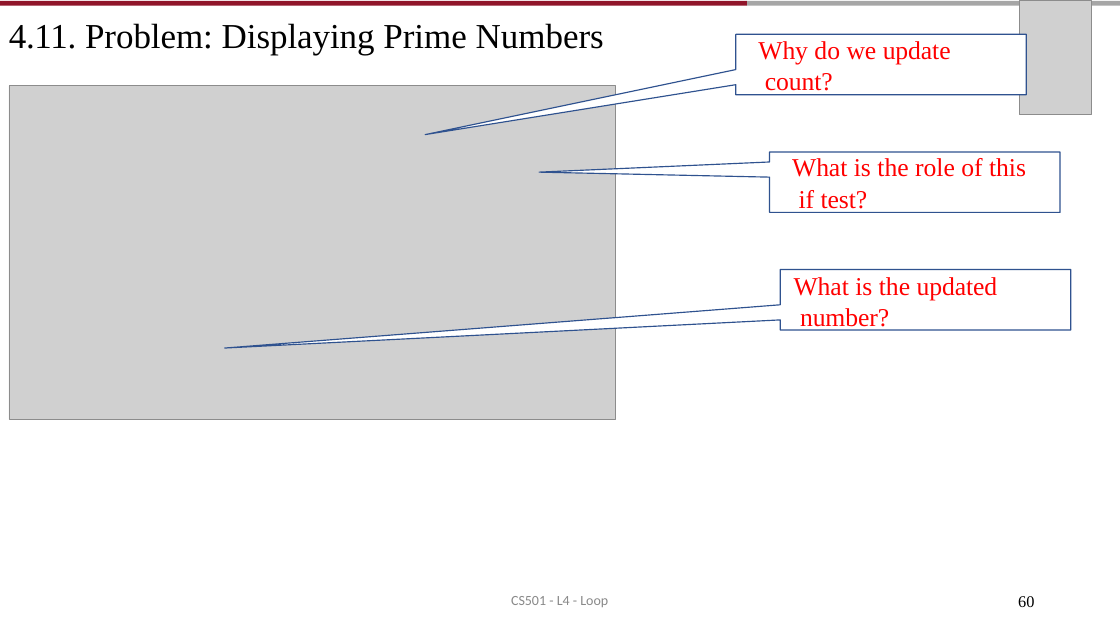
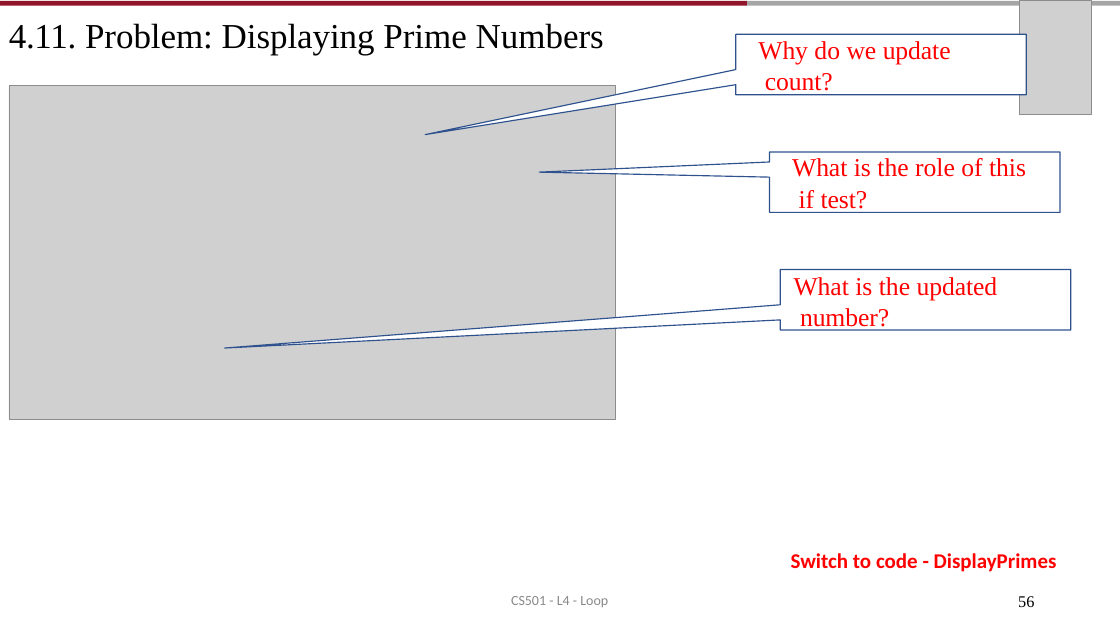
Before and after one commit to AughdonBreslin/CS501IntroToJava, a slide deck: slide 56 of Lectures/4_Loop_V1.pptx (slide 60 before the commit). Drawn at 1120x630 pixels with LibreOffice and Linux fonts; fonts in the diff are those of the drawing; grey boxes stand for pictures. Boxes give left, top, right and bottom in pixels: in the first picture for what was removed or moved away, otherwise in the second. Text is boxed around its words. In the diff, an @@ line names an element or a change of style, - is before the commit and + after.

```diff
--- a/Lectures/4_Loop_V1.pptx
+++ b/Lectures/4_Loop_V1.pptx
@@ text added at (791, 553, 1057, 572), 18 pt, text #FF0000, bold @@
+Switch to code - DisplayPrimes
@@ page number at (1018, 596, 1034, 607): text changed @@
-60
+56
```
Also in this commit, not shown: 7 other slides changed, 4 slides removed, 40 other files.
